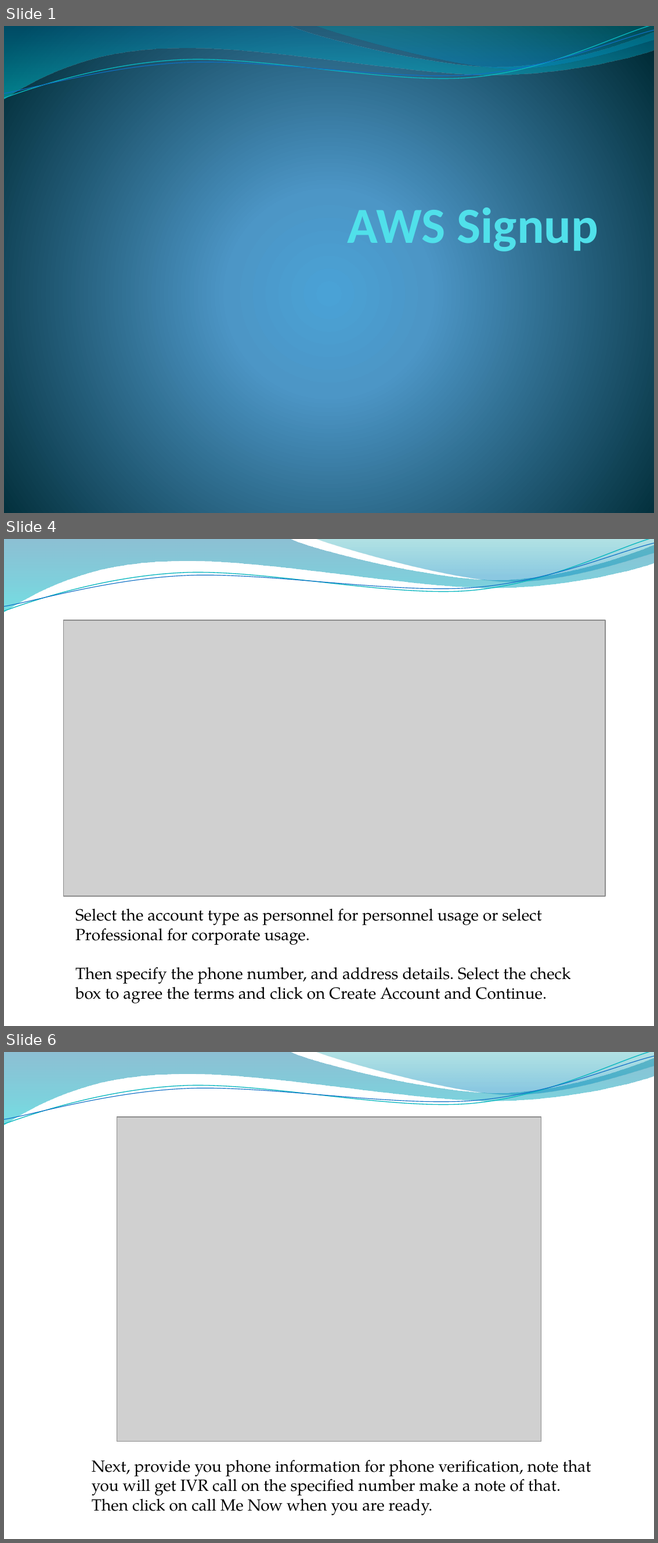
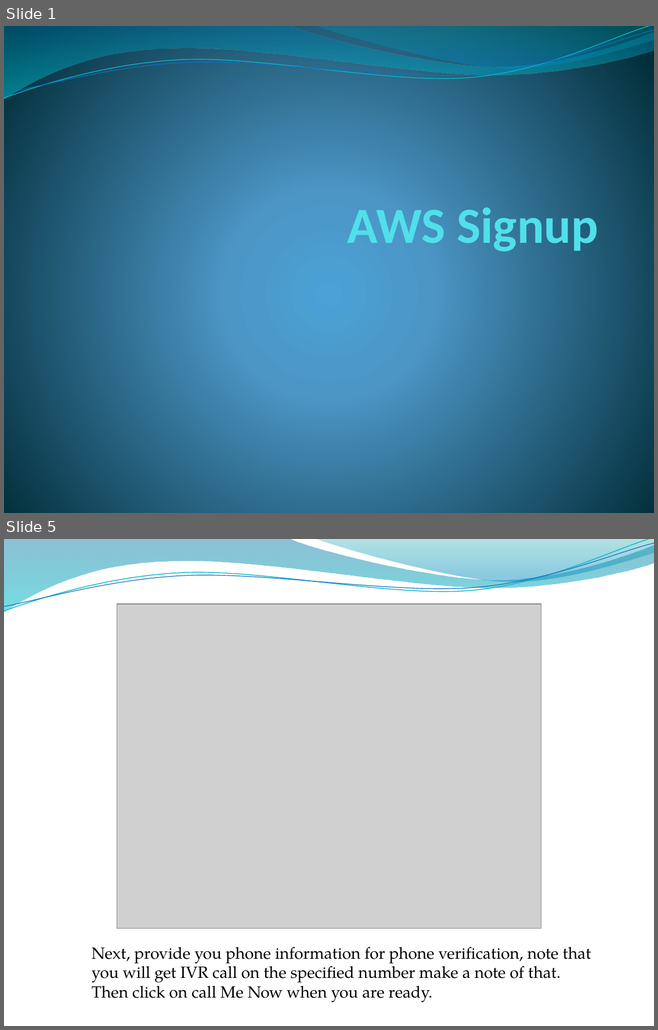
Before and after one commit to godwillngwanah/AWS-Sol-Arch-02, a slide deck: Batch-07/Proff Lecture Material/4. AWS Signup.pptx. Shown one above the other, each under a label of ours: slides 1, 4 and 6 before the commit, slides 1 and 5 after it; the slides between them are not shown. The pictures are 658x1543 and 658x1030 pixels, drawn with LibreOffice and Linux fonts; fonts in the diff are those of the drawing; grey boxes stand for pictures; background and template pictures are left out. Boxes give left, top, right and bottom in pixels: in the first picture for what was removed or moved away, otherwise in the second. Text is boxed around its words. In the diff, an @@ line names an element or a change of style, - is before the commit and + after.

```diff
--- a/Batch-07/Proff Lecture Material/4. AWS Signup.pptx
+++ b/Batch-07/Proff Lecture Material/4. AWS Signup.pptx
@@ slide 4 removed at <box>4,539,654,1026</box>, background picture (left out); not listed: 4 template elements that a slide beside it also shows @@
@@ picture removed at <box>64,620,605,896</box> @@
@@ text removed at <box>75,908,571,1004</box> @@
-Select the account type as personnel for personnel usage or select Professional for corporate usage.
-Then specify the phone number, and address details. Select the check box to agree the terms and click on Create Account and Continue.
@@ what was slide 6 is now slide 5 @@
```
Also in this commit, not shown: 3 slides changed, 1 slide added, 1 other slide removed, 27 other files.
